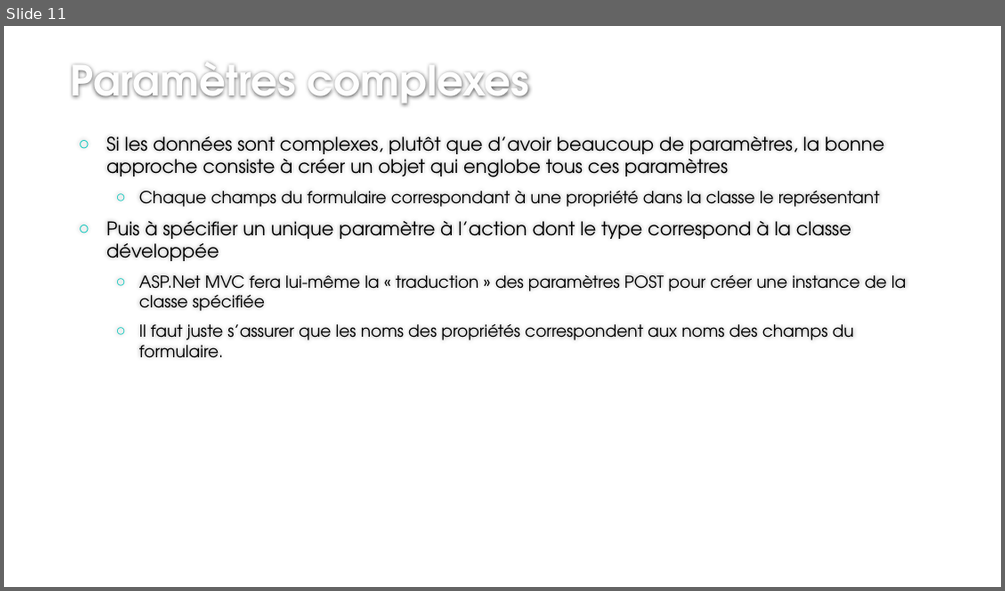
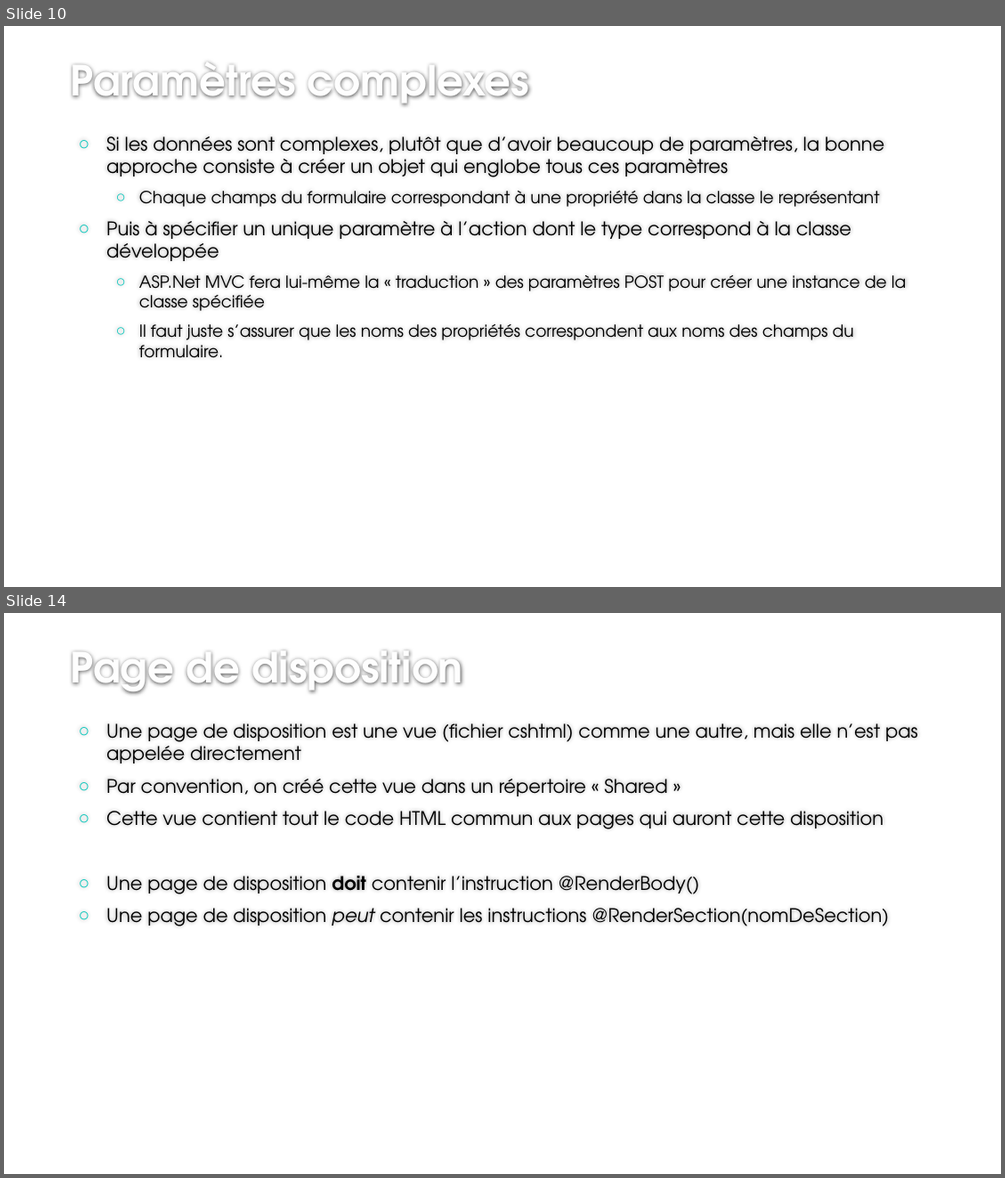
Before and after one commit to jcchalte/PresentationsCCI, a slide deck: 2018-2019/C#/ASP.Net/Cours 2/Introduction au développement Web en ASP - 5 .pptx. Shown one above the other, each under a label of ours: slide 11 before the commit, slides 10 and 14 after it; the slides between them are not shown. The pictures are 1005x591 and 1005x1178 pixels, drawn with LibreOffice and Linux fonts; fonts in the diff are those of the drawing; background and template pictures are left out. Boxes give left, top, right and bottom in pixels: in the first picture for what was removed or moved away, otherwise in the second. Text is boxed around its words. In the diff, an @@ line names an element or a change of style, - is before the commit and + after.

Commit message:
Ajouts page disposition et AJAX

```diff
--- a/2018-2019/C#/ASP.Net/Cours 2/Introduction au développement Web en ASP - 5 .pptx
+++ b/2018-2019/C#/ASP.Net/Cours 2/Introduction au développement Web en ASP - 5 .pptx
@@ slide 14 added at (x1=4, y1=613, x2=1001, y2=1174), background #FFFFFF @@
@@ title added at (x1=71, y1=651, x2=463, y2=694), 40 pt, text #FEFEFE, bold @@
+Page de disposition
@@ text added at (x1=106, y1=723, x2=918, y2=926), 18 pt, text #000000 @@
+○ Une page de disposition est une vue (fichier cshtml) comme une autre, mais elle n’est pas appelée directement
+○ Par convention, on créé cette vue dans un répertoire « Shared »
+○ Cette vue contient tout le code HTML commun aux pages qui auront cette disposition
+○ Une page de disposition doit contenir l’instruction @RenderBody()
+○ Une page de disposition peut contenir les instructions @RenderSection(nomDeSection)
@@ what was slide 11 is now slide 10 @@
```
Also in this commit, not shown: 1 slide changed, 13 other slides added, 1 slide removed.
